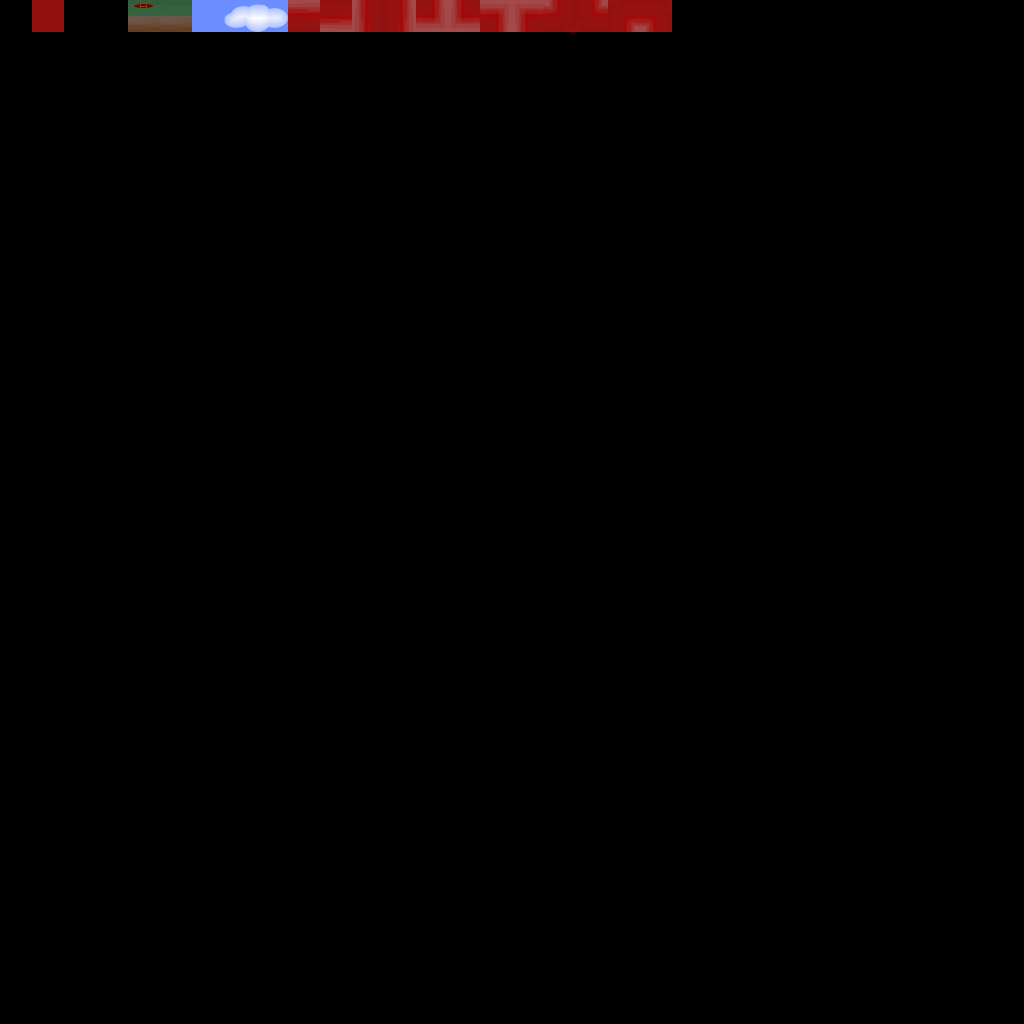
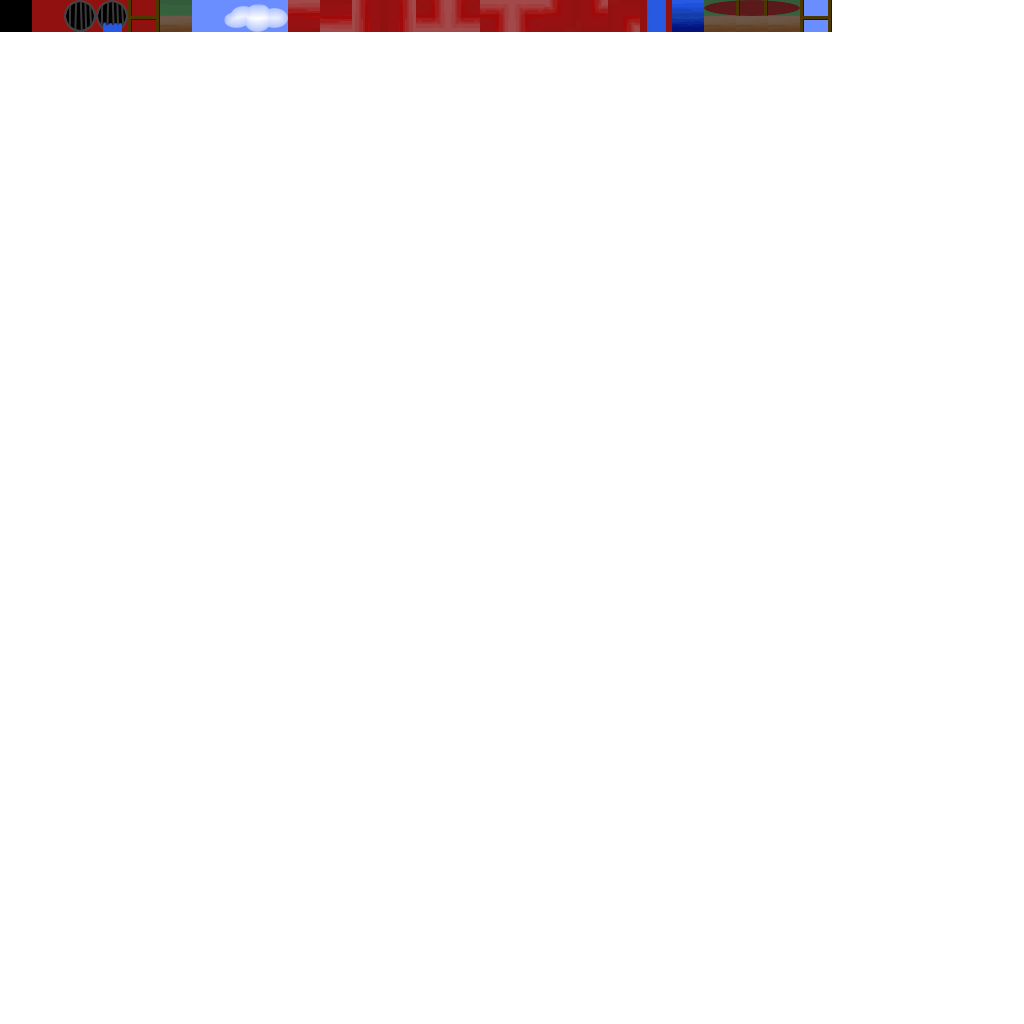
Layer changes from the first w=1024, h=1024 image to the second:
removed layer "Pasted Layer" over [640, 0, 672, 32]
painted on "Black" over [0, 0, 1024, 1024]
